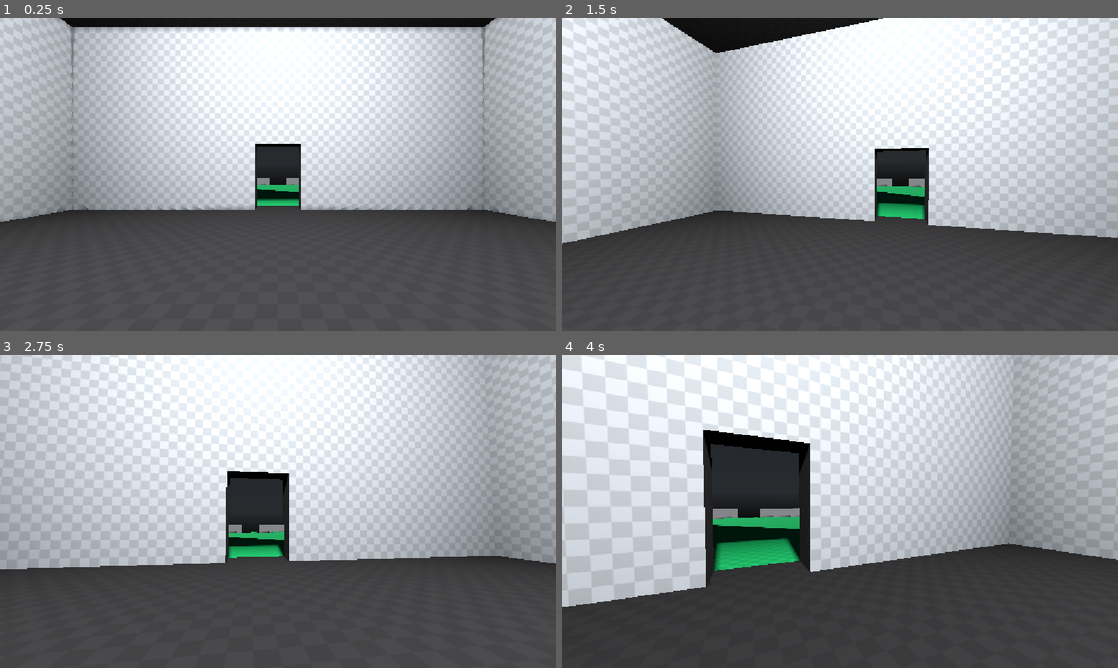
Above: before the commit, frames 1-4 (two rows, left to right).
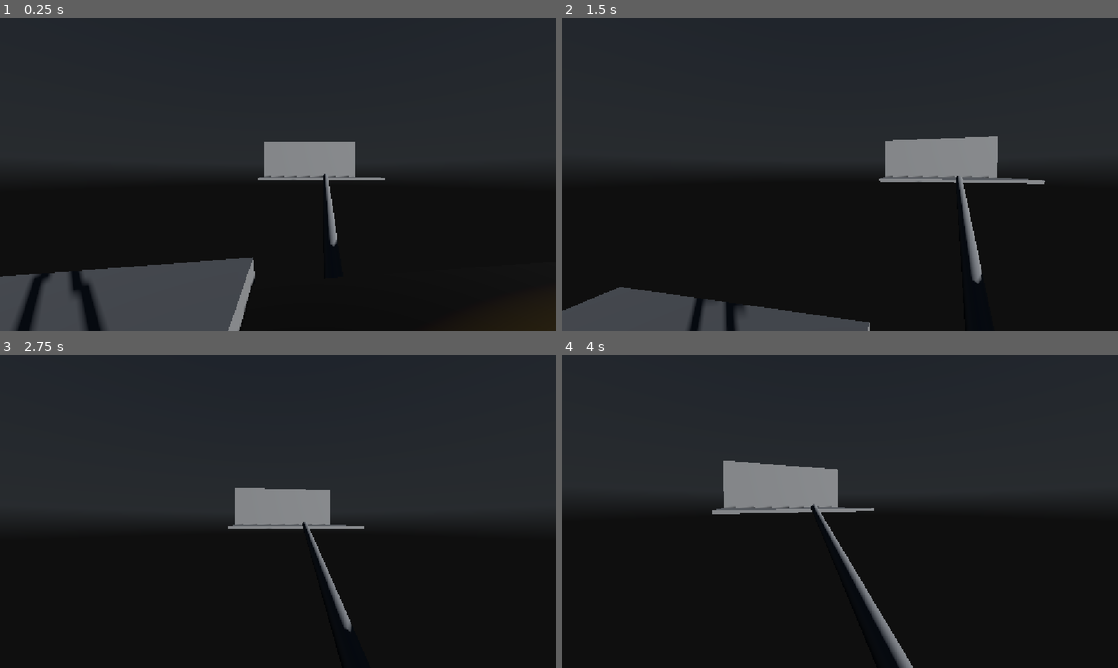
Above: after the commit, the same moments.

Repository: RubberDev/Character-Test
Game: Godot game, scene res://Levels/Demo Lvl 1/demo_lvl_1.tscn
Same seed, same stepped clock (60 frames per second), same inputs: the game is played once before the commit and once after it. The project has no main scene, so this scene is started directly. A sky picture missing from this copy of the repository is replaced by a grey-blue gradient.
Inputs (mouse positions are in pixels of both pictures, inside the frame that each line leads up to):
- Up to frame 1 (0.25 s): no input
- Up to frame 2 (1.5 s): tap Enter at 0.5 s; move the mouse to (867, 174) at 0.52 s; hold Ctrl (Crouch) 0.53-1.28 s; hold W (Forward) from 0.53 s (still down); tap Space (Jump) at 0.77 s; move the mouse to (812, 174) at 1.27 s; tap Ctrl (Crouch) at 1.35 s
- Up to frame 3 (2.75 s): keep holding W (Forward); tap Space (Jump) at 1.52 s; move the mouse to (289, 505) at 2.02 s; hold Ctrl (Crouch) from 2.03 s (still down); tap E (Interact) at 2.1 s
- Up to frame 4 (4 s): keep holding W (Forward); move the mouse to (834, 517) at 2.77 s; release Ctrl (Crouch) at 2.78 s; tap Shift (Sprint) at 2.85 s; tap Space (Jump) at 3.02, 3.77 s; tap Ctrl (Crouch) at 3.05 s; move the mouse to (878, 514) at 3.52 s; hold Ctrl (Crouch) from 3.53 s (still down)

The runs differ from the first frame. In frame 1, 91% of the frame differs, in the area x 0-100%, y 0-100%; in frame 2, 94%; in frame 3, 99%; in frame 4, 97%.

Commit message:
Further development on demo lvl 1

Diff:
--- a/Levels/Demo Lvl 1/demo_lvl_1.tscn
+++ b/Levels/Demo Lvl 1/demo_lvl_1.tscn
@@ -1,5 +1,6 @@
-[gd_scene load_steps=9 format=3 uid="uid://clkn3fd170vwu"]
-
+[gd_scene load_steps=11 format=3 uid="uid://clkn3fd170vwu"]
+
+[ext_resource type="PackedScene" uid="uid://dgsb6f8vuvfy4" path="res://Player/pause_menu.tscn" id="1_3ghom"]
 [ext_resource type="PackedScene" uid="uid://y01nc0no6pym" path="res://Player/Player.tscn" id="1_idyg5"]
 [ext_resource type="Texture2D" uid="uid://th2k24o0ul0h" path="res://Materials/HDRI/puresky_dusk.hdr" id="1_qfy2e"]
 [ext_resource type="Material" uid="uid://dllwalcodg1hs" path="res://Materials/Prototype_Black.tres" id="2_h6c74"]
@@ -17,7 +18,14 @@
 background_mode = 2
 sky = SubResource("Sky_3ghom")
 
+[sub_resource type="StandardMaterial3D" id="StandardMaterial3D_mht3x"]
+albedo_color = Color(0, 0, 0, 1)
+
 [node name="DemoLVL1" type="Node3D"]
+
+[node name="CanvasLayer" type="CanvasLayer" parent="."]
+
+[node name="PauseMenu" parent="CanvasLayer" instance=ExtResource("1_3ghom")]
 
 [node name="Env" type="Node" parent="."]
 
@@ -29,7 +37,7 @@
 shadow_enabled = true
 
 [node name="Player" parent="." instance=ExtResource("1_idyg5")]
-transform = Transform3D(-4.371139e-08, 0, -1, 0, 1, 0, 1, 0, -4.371139e-08, 0, 1, 0)
+transform = Transform3D(-4.371139e-08, 0, -1, 0, 1, 0, 1, 0, -4.371139e-08, 168.06927, -2.646541, 7.832493)
 
 [node name="House" type="CSGCombiner3D" parent="."]
 use_collision = true
@@ -106,13 +114,285 @@
 visible = false
 
 [node name="RockPH" type="CSGBox3D" parent="."]
-transform = Transform3D(1.6307207, 1.0850676, -0.40420145, -1.1572529, 1.5507495, -0.5059069, 0.038935993, 0.646378, 1.8922684, 33.193634, -1.6765614, -2.4368055)
-use_collision = true
+transform = Transform3D(1.6307207, 1.0850676, -0.40420145, -1.1572529, 1.5507495, -0.5059069, 0.038935993, 0.646378, 1.8922684, 33.562454, -1.1494541, -2.2170985)
+use_collision = true
+size = Vector3(1, 0.32019043, 1)
 
 [node name="RockPH2" type="CSGBox3D" parent="."]
-transform = Transform3D(1.9722012, 0.33229837, 7.450581e-09, -0.30835524, 1.8300979, 0.745425, 0.123851754, -0.735064, 1.8558937, 38.19723, -1.6765614, 1.7448313)
-use_collision = true
+transform = Transform3D(1.9722012, 0.33229837, 7.450581e-09, -0.30835524, 1.8300979, 0.745425, 0.123851754, -0.735064, 1.8558937, 38.312412, -1.0422153, 1.4900444)
+use_collision = true
+size = Vector3(1, 0.3067627, 1)
 
 [node name="RockPH3" type="CSGBox3D" parent="."]
-transform = Transform3D(1.9541209, 1.4901161e-08, -0.42592436, -0.14948907, 1.8727692, -0.6858488, 0.398829, 0.70195127, 1.8298087, 43.21558, -1.6765614, -1.7756631)
-use_collision = true
+transform = Transform3D(1.9722012, 0.33229837, 7.450581e-09, -0.30835524, 1.8300979, 0.745425, 0.123851754, -0.735064, 1.8558937, 78.438515, -2.8646238, -1.8616788)
+use_collision = true
+size = Vector3(1, 0.3067627, 1)
+
+[node name="RockPH4" type="CSGBox3D" parent="."]
+transform = Transform3D(1.6529104, 0.64513516, 0.9228694, -0.30940312, 1.8363173, -0.7295261, -1.082662, 0.46015114, 1.6174375, 81.97358, -3.716107, -11.68058)
+use_collision = true
+size = Vector3(1, 0.3067627, 1)
+
+[node name="RockPH13" type="CSGBox3D" parent="."]
+transform = Transform3D(1.6529104, 0.64513516, 0.9228694, -0.30940312, 1.8363173, -0.7295261, -1.082662, 0.46015114, 1.6174375, 123.80948, -4.0761943, 13.578592)
+use_collision = true
+size = Vector3(1, 0.3067627, 1)
+
+[node name="RockPH14" type="CSGBox3D" parent="."]
+transform = Transform3D(1.4492049, -0.7204945, 1.1750288, 0.85302275, 1.8080785, 0.05659926, -1.082662, 0.4601512, 1.6174375, 109.31761, -5.090904, 3.9779816)
+use_collision = true
+size = Vector3(1, 0.3067627, 1)
+
+[node name="RockPH6" type="CSGBox3D" parent="."]
+transform = Transform3D(1.9733512, 0.23125835, -0.2289198, -0.05596502, 1.6272476, 1.1614354, 0.32055038, -1.1395543, 1.612037, 82.64235, -3.716107, -16.917881)
+use_collision = true
+size = Vector3(1, 0.3067627, 1)
+
+[node name="RockPH5" type="CSGBox3D" parent="."]
+transform = Transform3D(0.92531115, 1.1722993, -1.330231, -1.0058601, 1.582727, 0.69513994, 1.4601524, 0.34740257, 1.321842, 78.86051, -3.7161071, -7.8105774)
+use_collision = true
+size = Vector3(1, 0.3067627, 1)
+
+[node name="RockPH12" type="CSGBox3D" parent="."]
+transform = Transform3D(1.3543677, -0.62738293, -1.3311946, 0.18342052, 1.867003, -0.6932931, 1.4601524, 0.3474025, 1.321842, 78.86051, -2.0636766, -4.617896)
+use_collision = true
+size = Vector3(1, 0.3067627, 1)
+
+[node name="RockPH7" type="CSGBox3D" parent="."]
+transform = Transform3D(1.0798622, -0.87525344, 1.4379945, 1.6263715, 0.10144189, -1.1595798, 0.43452656, 1.7954502, 0.7665153, 93.850845, -4.098687, -17.002651)
+use_collision = true
+size = Vector3(1, 0.3067627, 1)
+
+[node name="RockPH8" type="CSGBox3D" parent="."]
+transform = Transform3D(0.005457556, 0.4429443, 1.9503258, -0.3122349, 1.9266075, -0.43668407, -1.9754697, -0.30328828, 0.07440869, 93.110695, -3.716107, -24.509872)
+use_collision = true
+size = Vector3(1, 0.3067627, 1)
+
+[node name="RockPH11" type="CSGBox3D" parent="."]
+transform = Transform3D(0.005457548, 0.44294426, 1.9503257, 0.39070496, 1.9125195, -0.4354515, -1.9614587, 0.38218912, -0.08131142, 97.58482, -3.716106, -29.759487)
+use_collision = true
+size = Vector3(1, 0.3067627, 1)
+
+[node name="Label3D" type="Label3D" parent="RockPH11"]
+transform = Transform3D(0.99999994, 0, 0, 0, 1, 4.656613e-09, 0, 6.519258e-09, 1, 0.17205048, 0.8421974, -0.19175339)
+billboard = 1
+text = "PUT MONEY HERE"
+
+[node name="RockPH9" type="CSGBox3D" parent="."]
+transform = Transform3D(1.3008173, -1.431658, 0.5081625, 0.12393975, 0.7667825, 1.8430091, -1.5141046, -1.1672184, 0.58744186, 84.12903, -3.716107, -28.034008)
+use_collision = true
+size = Vector3(1, 0.3067627, 1)
+
+[node name="RockPH10" type="CSGBox3D" parent="."]
+transform = Transform3D(0.13787802, 0.87514895, -1.7930716, -1.0058601, 1.582727, 0.69513994, 1.7231472, 0.85386705, 0.54925007, 87.39202, -3.716107, -20.62777)
+use_collision = true
+size = Vector3(1, 0.3067627, 1)
+
+[node name="RoadSlice" type="CSGCombiner3D" parent="."]
+use_collision = true
+
+[node name="SidewalkPiece" type="CSGBox3D" parent="RoadSlice"]
+transform = Transform3D(8.395447, 1.4901161e-08, -0.9894456, -0.6422466, 1.8727692, -1.5932642, 1.7134804, 0.70195127, 4.2507463, 46.728237, -1.3160299, -0.8228876)
+use_collision = true
+size = Vector3(1, 0.32800293, 1)
+
+[node name="RoadPiece" type="CSGBox3D" parent="RoadSlice"]
+transform = Transform3D(8.395447, 3.1147467e-09, -1.9974103, -0.6422466, 0.39145955, -3.216349, 1.7134804, 0.14672685, 8.581052, 45.28691, -3.6369362, 5.3691697)
+use_collision = true
+size = Vector3(1, 0.32800293, 1)
+material = SubResource("StandardMaterial3D_mht3x")
+
+[node name="RoadSlice2" type="CSGCombiner3D" parent="."]
+transform = Transform3D(0.9765033, -0.18123773, -0.11659392, 0.21550237, 0.82124054, 0.5283208, 0, -0.54103327, 0.84100133, 55.95353, -4.6979423, 0)
+use_collision = true
+
+[node name="SidewalkPiece" type="CSGBox3D" parent="RoadSlice2"]
+transform = Transform3D(8.395447, 1.4901161e-08, -0.9894456, -0.6422466, 1.8727692, -1.5932642, 1.7134804, 0.70195127, 4.2507463, 3.4517212, -1.3160299, -0.8228876)
+use_collision = true
+size = Vector3(1, 0.32800293, 1)
+
+[node name="RoadPiece" type="CSGBox3D" parent="RoadSlice2"]
+transform = Transform3D(8.395447, 3.1147467e-09, -1.9974103, -0.6422466, 0.39145955, -3.216349, 1.7134804, 0.14672685, 8.581052, 2.010395, -3.6369362, 5.3691697)
+use_collision = true
+size = Vector3(1, 0.32800293, 1)
+material = SubResource("StandardMaterial3D_mht3x")
+
+[node name="RoadSlice4" type="CSGCombiner3D" parent="."]
+transform = Transform3D(0.95669687, -0.10464503, -0.27162588, 0.21355215, 0.8864307, 0.4106535, 0.19780463, -0.4508772, 0.8703926, 86.73772, -4.6979423, 0)
+use_collision = true
+
+[node name="SidewalkPiece" type="CSGBox3D" parent="RoadSlice4"]
+transform = Transform3D(8.395447, 1.4901161e-08, -0.9894456, -0.6422466, 1.8727692, -1.5932642, 1.7134804, 0.70195127, 4.2507463, 3.4517212, -1.3160299, -0.8228876)
+use_collision = true
+size = Vector3(1, 0.32800293, 1)
+
+[node name="RoadPiece" type="CSGBox3D" parent="RoadSlice4"]
+transform = Transform3D(8.395447, 3.1147467e-09, -1.9974103, -0.6422466, 0.39145955, -3.216349, 1.7134804, 0.14672685, 8.581052, 2.010395, -3.6369362, 5.3691697)
+use_collision = true
+size = Vector3(1, 0.32800293, 1)
+material = SubResource("StandardMaterial3D_mht3x")
+
+[node name="RoadSlice3" type="CSGCombiner3D" parent="."]
+transform = Transform3D(0.76965064, -0.51702964, 0.37459064, 0.6348972, 0.55784017, -0.53452766, 0.06740497, 0.64922607, 0.75760293, 70.28835, -6.760271, 5.5302415)
+use_collision = true
+
+[node name="SidewalkPiece" type="CSGBox3D" parent="RoadSlice3"]
+transform = Transform3D(8.395447, 1.4901161e-08, -0.9894456, -0.6422466, 1.8727692, -1.5932642, 1.7134804, 0.70195127, 4.2507463, 3.4517212, -1.3160299, -0.8228876)
+use_collision = true
+size = Vector3(1, 0.32800293, 1)
+
+[node name="RoadPiece" type="CSGBox3D" parent="RoadSlice3"]
+transform = Transform3D(8.395447, 3.1147467e-09, -1.9974103, -0.6422466, 0.39145955, -3.216349, 1.7134804, 0.14672685, 8.581052, 2.010395, -3.6369362, 5.3691697)
+use_collision = true
+size = Vector3(1, 0.32800293, 1)
+material = SubResource("StandardMaterial3D_mht3x")
+
+[node name="CSGCylinder3D" type="CSGCylinder3D" parent="RoadSlice3"]
+transform = Transform3D(0.97434324, -0.05194242, -0.21899177, -0.04321398, 0.9117253, -0.4085204, 0.2208799, 0.4075017, 0.88608885, 3.8097, 6.966227, 0.8809477)
+radius = 0.25634766
+height = 16.899292
+
+[node name="SpotLight3D" type="SpotLight3D" parent="RoadSlice3/CSGCylinder3D"]
+transform = Transform3D(1, -1.4901161e-07, 5.9604645e-08, -7.4505806e-08, -0.46199661, 0.8868824, -5.2154064e-08, -0.8868822, -0.46199596, -0.09612656, 8.111574, 0.37795448)
+light_color = Color(0.94201577, 0.7499904, 7.70092e-07, 1)
+light_energy = 16.0
+light_specular = 5.448
+shadow_enabled = true
+spot_range = 25.219782
+spot_angle = 20.183664
+
+[node name="RoadSlice5" type="CSGCombiner3D" parent="."]
+transform = Transform3D(0.92543143, -0.37845945, 0.018587619, 0.3273733, 0.8232868, 0.46370825, -0.19079764, -0.42304486, 0.88579303, 99.31758, -6.760271, 5.301887)
+use_collision = true
+
+[node name="SidewalkPiece" type="CSGBox3D" parent="RoadSlice5"]
+transform = Transform3D(8.395447, 1.4901161e-08, -0.9894456, -0.6422466, 1.8727692, -1.5932642, 1.7134804, 0.70195127, 4.2507463, 3.4517212, -1.3160299, -0.8228876)
+use_collision = true
+size = Vector3(1, 0.32800293, 1)
+
+[node name="RoadPiece" type="CSGBox3D" parent="RoadSlice5"]
+transform = Transform3D(8.395447, 3.1147467e-09, -1.9974103, -0.6422466, 0.39145955, -3.216349, 1.7134804, 0.14672685, 8.581052, 2.010395, -3.6369362, 5.3691697)
+use_collision = true
+size = Vector3(1, 0.32800293, 1)
+material = SubResource("StandardMaterial3D_mht3x")
+
+[node name="CSGCylinder3D" type="CSGCylinder3D" parent="RoadSlice5"]
+transform = Transform3D(0.97434324, -0.05194242, -0.21899177, -0.04321398, 0.9117253, -0.4085204, 0.2208799, 0.4075017, 0.88608885, 3.8097, 6.966227, 0.8809477)
+radius = 0.25634766
+height = 16.899292
+
+[node name="SpotLight3D" type="SpotLight3D" parent="RoadSlice5/CSGCylinder3D"]
+transform = Transform3D(1, -1.4901161e-07, 5.9604645e-08, -7.4505806e-08, -0.46199661, 0.8868824, -5.2154064e-08, -0.8868822, -0.46199596, -0.09612656, 8.111574, 0.37795448)
+light_color = Color(0.94201577, 0.7499904, 7.70092e-07, 1)
+light_energy = 16.0
+light_specular = 5.448
+shadow_enabled = true
+spot_range = 25.219782
+spot_angle = 20.183664
+
+[node name="RoadSlice6" type="CSGCombiner3D" parent="."]
+transform = Transform3D(0.97452885, 0.026708135, 0.22266668, -0.11785603, 0.9057148, 0.40717363, -0.19079766, -0.42304486, 0.88579303, 112.31087, -2.5848627, 5.301887)
+use_collision = true
+
+[node name="SidewalkPiece" type="CSGBox3D" parent="RoadSlice6"]
+transform = Transform3D(8.395447, 1.4901161e-08, -0.9894456, -0.6422466, 1.8727692, -1.5932642, 1.7134804, 0.70195127, 4.2507463, 3.4517212, -1.3160299, -0.8228876)
+use_collision = true
+size = Vector3(1, 0.32800293, 1)
+
+[node name="RoadPiece" type="CSGBox3D" parent="RoadSlice6"]
+transform = Transform3D(8.395447, 3.1147467e-09, -1.9974103, -0.6422466, 0.39145955, -3.216349, 1.7134804, 0.14672685, 8.581052, 2.010395, -3.6369362, 5.3691697)
+use_collision = true
+size = Vector3(1, 0.32800293, 1)
+material = SubResource("StandardMaterial3D_mht3x")
+
+[node name="CSGCylinder3D" type="CSGCylinder3D" parent="RoadSlice6"]
+transform = Transform3D(0.97434324, -0.05194242, -0.21899177, -0.04321398, 0.9117253, -0.4085204, 0.2208799, 0.4075017, 0.88608885, 3.8097, 6.966227, 0.8809477)
+radius = 0.25634766
+height = 16.899292
+
+[node name="SpotLight3D" type="SpotLight3D" parent="RoadSlice6/CSGCylinder3D"]
+transform = Transform3D(1, -1.4901161e-07, 5.9604645e-08, -7.4505806e-08, -0.46199661, 0.8868824, -5.2154064e-08, -0.8868822, -0.46199596, -0.09612656, 8.111574, 0.37795448)
+light_color = Color(0.94201577, 0.7499904, 7.70092e-07, 1)
+light_energy = 16.0
+light_specular = 5.448
+shadow_enabled = true
+spot_range = 25.219782
+spot_angle = 20.183664
+
+[node name="RoadSlice7" type="CSGCombiner3D" parent="."]
+transform = Transform3D(0.9816163, -0.07755338, 0.17439915, -0.0050825328, 0.9027835, 0.43006483, -0.19079764, -0.42304483, 0.885793, 128.01363, -2.5848627, 5.301887)
+use_collision = true
+
+[node name="SidewalkPiece" type="CSGBox3D" parent="RoadSlice7"]
+transform = Transform3D(8.3954525, 7.8231096e-08, -0.9894457, -0.64224666, 1.8727744, -1.5932642, 1.7134821, 0.70195186, 4.2507463, 20.890312, -2.6500702, 2.736267)
+use_collision = true
+size = Vector3(5.154297, 0.32800293, 1)
+
+[node name="SidewalkPiece2" type="CSGBox3D" parent="RoadSlice7"]
+transform = Transform3D(1.5827564, 4.1350722e-07, -0.1823706, -0.121079855, 2.0225277, -0.29366237, 0.3230351, 0.7580788, 0.7834806, 21.334099, -0.10841656, 1.2595253)
+use_collision = true
+size = Vector3(5.154297, 1.8682251, 1)
+
+[node name="Label3D" type="Label3D" parent="RoadSlice7/SidewalkPiece2"]
+transform = Transform3D(1, -4.656613e-10, -9.313226e-10, 5.820766e-10, 1, 3.7252903e-09, 0, 0, 1, 0.027153015, 1.5235724, 0.32772374)
+billboard = 1
+text = "BUS STOP"
+
+[node name="RoadPiece" type="CSGBox3D" parent="RoadSlice7"]
+transform = Transform3D(8.3954525, 6.752089e-08, -1.9974108, -0.64224666, 0.39146313, -3.2163494, 1.7134821, 0.14672756, 8.581057, 19.314247, -4.9606686, 8.900818)
+use_collision = true
+size = Vector3(5.1221924, 0.32800293, 1)
+material = SubResource("StandardMaterial3D_mht3x")
+
+[node name="CSGCylinder3D" type="CSGCylinder3D" parent="RoadSlice7"]
+transform = Transform3D(0.97434324, -0.05194242, -0.21899177, -0.04321398, 0.9117253, -0.4085204, 0.2208799, 0.4075017, 0.88608885, 3.8097, 6.966227, 0.8809477)
+radius = 0.25634766
+height = 16.899292
+
+[node name="SpotLight3D" type="SpotLight3D" parent="RoadSlice7/CSGCylinder3D"]
+transform = Transform3D(1, -1.4901161e-07, 5.9604645e-08, -7.4505806e-08, -0.46199661, 0.8868824, -5.2154064e-08, -0.8868822, -0.46199596, -0.09612656, 8.111574, 0.37795448)
+light_color = Color(0.94201577, 0.7499904, 7.70092e-07, 1)
+light_energy = 16.0
+light_specular = 5.448
+shadow_enabled = true
+spot_range = 25.219782
+spot_angle = 20.183664
+
+[node name="CSGCylinder3D3" type="CSGCylinder3D" parent="RoadSlice7"]
+transform = Transform3D(0.97434336, -0.05194241, -0.21899182, -0.043213964, 0.9117255, -0.4085204, 0.22087991, 0.4075017, 0.886089, 35.86782, 4.4334536, 6.576565)
+radius = 0.25634766
+height = 16.899292
+
+[node name="SpotLight3D" type="SpotLight3D" parent="RoadSlice7/CSGCylinder3D3"]
+transform = Transform3D(1, -1.4901161e-07, 5.9604645e-08, -7.4505806e-08, -0.46199661, 0.8868824, -5.2154064e-08, -0.8868822, -0.46199596, -0.09612656, 8.111574, 0.37795448)
+light_color = Color(0.94201577, 0.7499904, 7.70092e-07, 1)
+light_energy = 16.0
+light_specular = 5.448
+shadow_enabled = true
+spot_range = 25.219782
+spot_angle = 20.183664
+
+[node name="CSGCylinder3D4" type="CSGCylinder3D" parent="."]
+transform = Transform3D(0.15398514, 0.96365553, -0.21830168, -0.9859414, 0.1643628, 0.030091178, 0.06487807, 0.21059835, 0.97541744, 180.81891, -3.3544722, 11.080698)
+use_collision = true
+radius = 0.25634766
+height = 16.899292
+
+[node name="SpotLight3D" type="SpotLight3D" parent="CSGCylinder3D4"]
+transform = Transform3D(1, -1.4901161e-07, 5.9604645e-08, -7.4505806e-08, -0.46199661, 0.8868824, -5.2154064e-08, -0.8868822, -0.46199596, -0.09612656, 8.111574, 0.37795448)
+light_color = Color(0.94201577, 0.7499904, 7.70092e-07, 1)
+light_energy = 16.0
+light_specular = 5.448
+shadow_enabled = true
+spot_range = 25.219782
+spot_angle = 20.183664
+
+[node name="CSGBox3D" type="CSGBox3D" parent="."]
+transform = Transform3D(20, 0, 0, 0, 1, 0, 0, 0, 15, 202.21204, -2.317603, 13.14106)
+use_collision = true
+size = Vector3(1, 0.29492188, 1)
+
+[node name="CSGBox3D2" type="CSGBox3D" parent="."]
+transform = Transform3D(1, 0, 0, 0, 20, 0, 0, 0, 15, 202.21204, 0.5223198, 13.14106)
+use_collision = true
+size = Vector3(1, 0.29492188, 1)
--- a/Player/Scripts/player.gd
+++ b/Player/Scripts/player.gd
@@ -122,7 +122,8 @@
 	if Input.is_action_pressed("Crouch"):
 		is_crouched = true
 		$CollisionBody.set_deferred("disabled", true)
-		SPEED = CROUCH_SPEED
+		if is_on_floor():
+			SPEED = CROUCH_SPEED
 	elif Input.is_action_just_released("Crouch"):
 		if $RayCast3D.is_colliding() == false:
 			is_crouched = false
